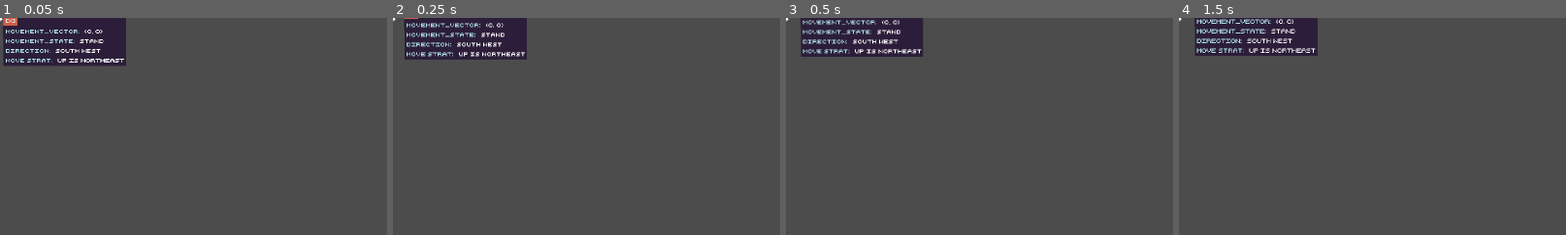
Above: before the commit, frames 1-4 (left to right).
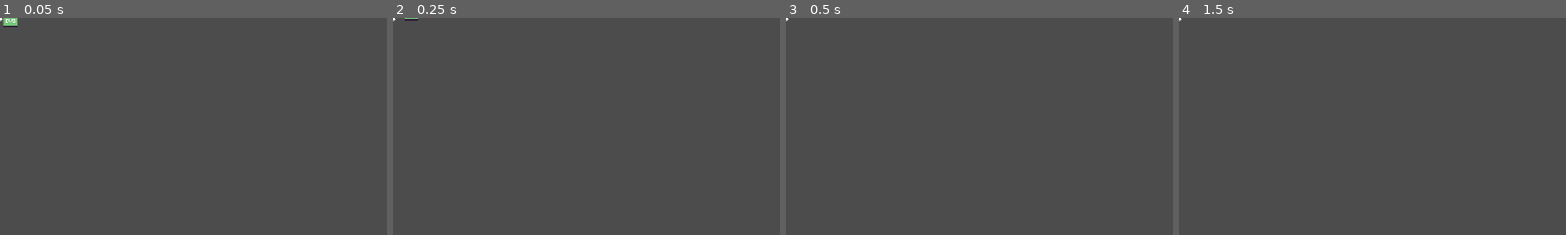
Above: after the commit, the same moments.

Repository: CoryParsnipson/godot-experiments
Game: Godot game, scene res://scenes/entities/character/character.tscn
The game is run twice, just before and just after one commit, with the same random seed, the same clock (stepped at 60 frames per second) and the same inputs. This scene is started directly instead of the project's main scene.
Inputs (mouse positions are % of the whole screen's width and height, from its top left):
- Up to frame 1 (0.05 s): no input
- Up to frame 2 (0.25 s): no input
- Up to frame 3 (0.5 s): no input
- Up to frame 4 (1.5 s): move the mouse to (45, 70) at 0.52 s; hold Up (up) from 0.53 s (still down); tap Enter at 1.25 s; move the mouse to (80, 65) at 1.27 s
The pictures show only the part of the screen within x 0-50%, y 0-50%; the shares and areas given below are measured in that part.

The runs differ from the first frame. In frame 1, 6.9% of the frame differs, in the area x 0-33%, y 0-22%; in frame 2, 5.9%; in frame 3, 5.4%; in frame 4, 5.4%.
Error in both runs: Invalid get index 'cell_size' (on base: 'null instance'). (res://scenes/_debug/movement-visual/draw.gd:41)

Commit message:
Fix start_minimized issue.
Add some small touches to the entity info box and tail.

Remove non-default start_minimized property from red.tscn, which was
causing issues.

Diff:
--- a/iso-test-pkmn/godot/scenes/_debug/entity-info/debug.gd
+++ b/iso-test-pkmn/godot/scenes/_debug/entity-info/debug.gd
@@ -10,6 +10,7 @@
 
 var _properties = {}
 var _is_minimized = false setget _resize_menu
+var _min_btn = null
 
 
 func _decode_hint_string(hint):
@@ -82,9 +83,11 @@
 	_is_minimized = is_minimized
 	if _is_minimized:
 		_clear_menu()
+		_min_btn.text = "[v]"
 	else:
 		_update_entity_info()
 		_draw_entity_info()
+		_min_btn.text = "[-]"
 	update()
 
 
@@ -93,10 +96,9 @@
 
 
 func _ready():
-	var btn = content.get_node_or_null("button-minimize")
-	if btn:
-		btn.emit_signal("toggled", !start_minimized)
-		btn.set_pressed(!start_minimized)
+	_min_btn = content.get_node_or_null("button-minimize")
+	if _min_btn:
+		_min_btn.set_pressed(start_minimized)
 
 
 func _process(_delta):
--- a/iso-test-pkmn/godot/scenes/_debug/entity-info/entity-info.tscn
+++ b/iso-test-pkmn/godot/scenes/_debug/entity-info/entity-info.tscn
@@ -34,11 +34,11 @@
 entity_info = NodePath("../../../..")
 
 [node name="button-minimize" type="Button" parent="ui-layer/ui-root/default-bg/content" index="0"]
-margin_right = 34.0
+margin_right = 30.0
 margin_bottom = 26.0
 size_flags_horizontal = 0
 toggle_mode = true
-text = "[x]"
+text = "[-]"
 align = 0
 
 [connection signal="toggled" from="ui-layer/ui-root/default-bg/content/button-minimize" to="." method="_on_minimize_toggled"]
--- a/iso-test-pkmn/godot/scenes/_debug/entity-info/pointer.gd
+++ b/iso-test-pkmn/godot/scenes/_debug/entity-info/pointer.gd
@@ -1,7 +1,8 @@
 extends VBoxContainer
 
 export (NodePath) onready var entity_info = get_node(entity_info)
-export (int) var tip_length = 16
+export (int) var tip_length = 12
+export (int) var tip_width = 15
 
 var _is_minimized = false setget on_resize
 
@@ -40,10 +41,10 @@
 	var tip = (entity_pos - info_pos).normalized() * tip_length
 
 	var upper_corner = info_pos
-	upper_corner.y += 10
+	upper_corner.y = tip.y + info_pos.y + tip_width / 2
 
 	var lower_corner = info_pos
-	lower_corner.y -= 10
+	lower_corner.y = tip.y + info_pos.y - tip_width / 2
 
 	var verts = PoolVector2Array()
 	verts.push_back(tip + info_pos)
@@ -51,11 +52,7 @@
 	verts.push_back(lower_corner)
 
 	var colors = PoolColorArray()
-
-	# TODO: get color from entity-info canvas item node
-	colors.push_back(Color8(45, 31, 59))
-	colors.push_back(Color8(45, 31, 59))
-	colors.push_back(Color8(45, 31, 59))
+	colors.push_back(($"../..".get_theme().get_stylebox("panel", "PanelContainer") as StyleBoxFlat).bg_color)
 
 	draw_polygon(verts, colors, PoolVector2Array(), null, null, true)
 	update()
--- a/iso-test-pkmn/godot/scenes/entities/character/player/red/red.tscn
+++ b/iso-test-pkmn/godot/scenes/entities/character/player/red/red.tscn
@@ -7,6 +7,3 @@
 
 [node name="sprite" parent="." index="1"]
 texture = ExtResource( 1 )
-
-[node name="entity-info" parent="debug" index="1"]
-start_minimized = false
